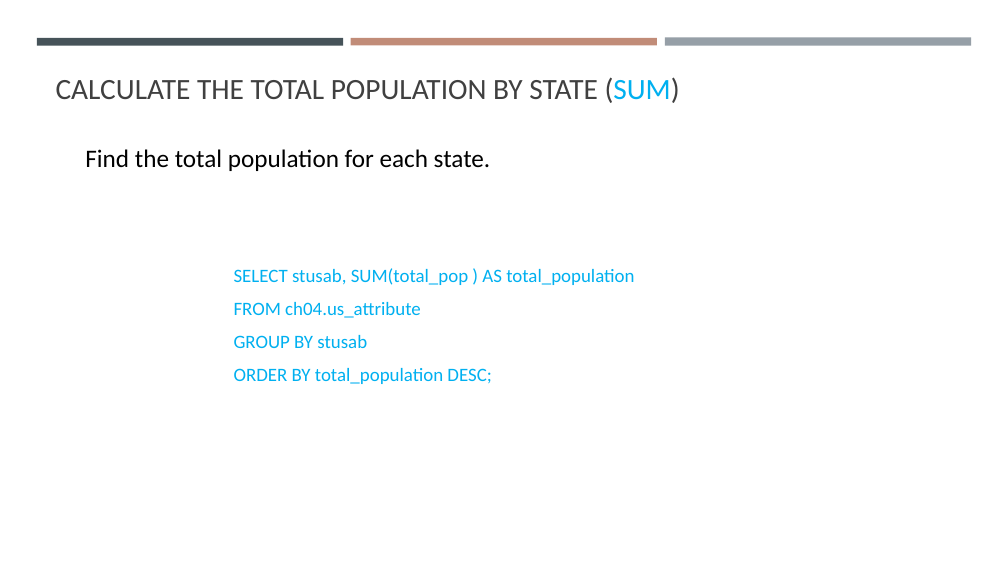
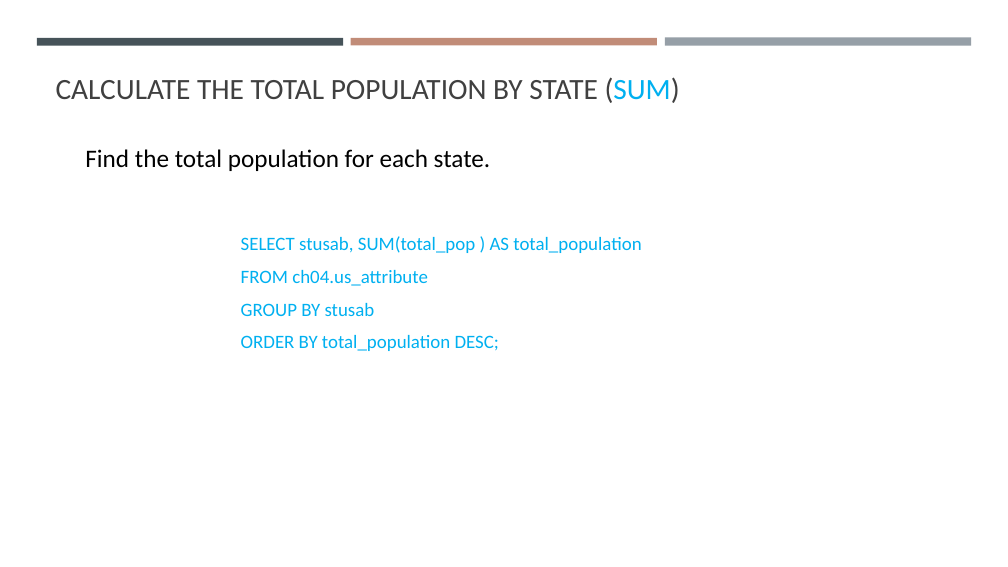
Before and after one commit to gisynw/ssj-376, a slide deck: slide 35 of docs/Lectures/Week04/Week04_SimpleSQL.pptx (slide 31 before the commit). Drawn at 1008x567 pixels with LibreOffice and Linux fonts; fonts in the diff are those of the drawing. Boxes give left, top, right and bottom in pixels: in the first picture for what was removed or moved away, otherwise in the second. Text is boxed around its words. In the diff, an @@ line names an element or a change of style, - is before the commit and + after.

```diff
--- a/docs/Lectures/Week04/Week04_SimpleSQL.pptx
+++ b/docs/Lectures/Week04/Week04_SimpleSQL.pptx
@@ text "SELECT stusab, SUM(total_pop ) AS ...": place and size @@
-text "SELECT stusab, SUM(total_pop ) AS ..." at (234,268,634,384)
+text "SELECT stusab, SUM(total_pop ) AS ..." at (241,236,641,351)
```
Also in this commit, not shown: 10 other slides changed, 12 slides added, 2 other files.
